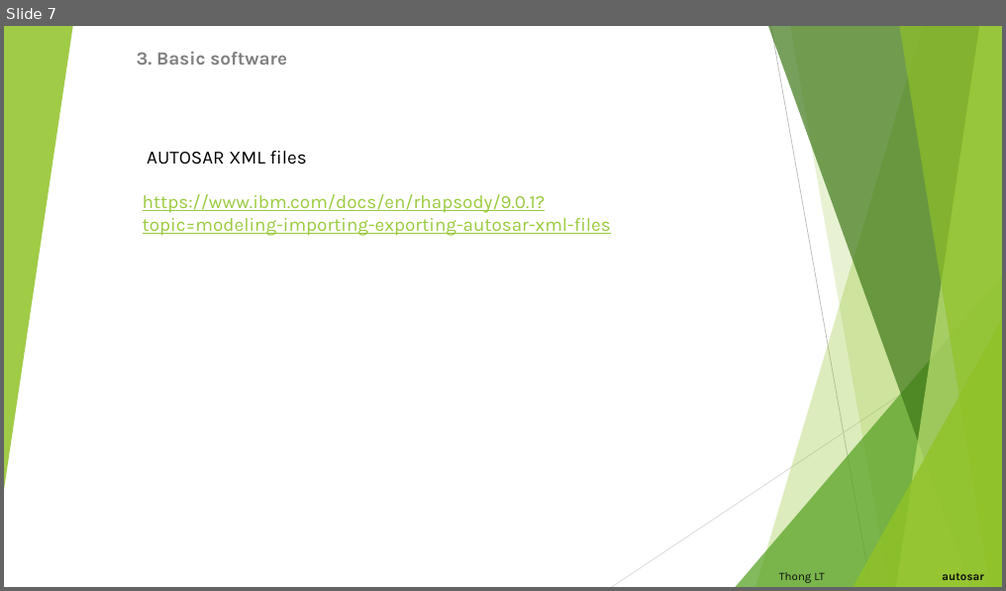
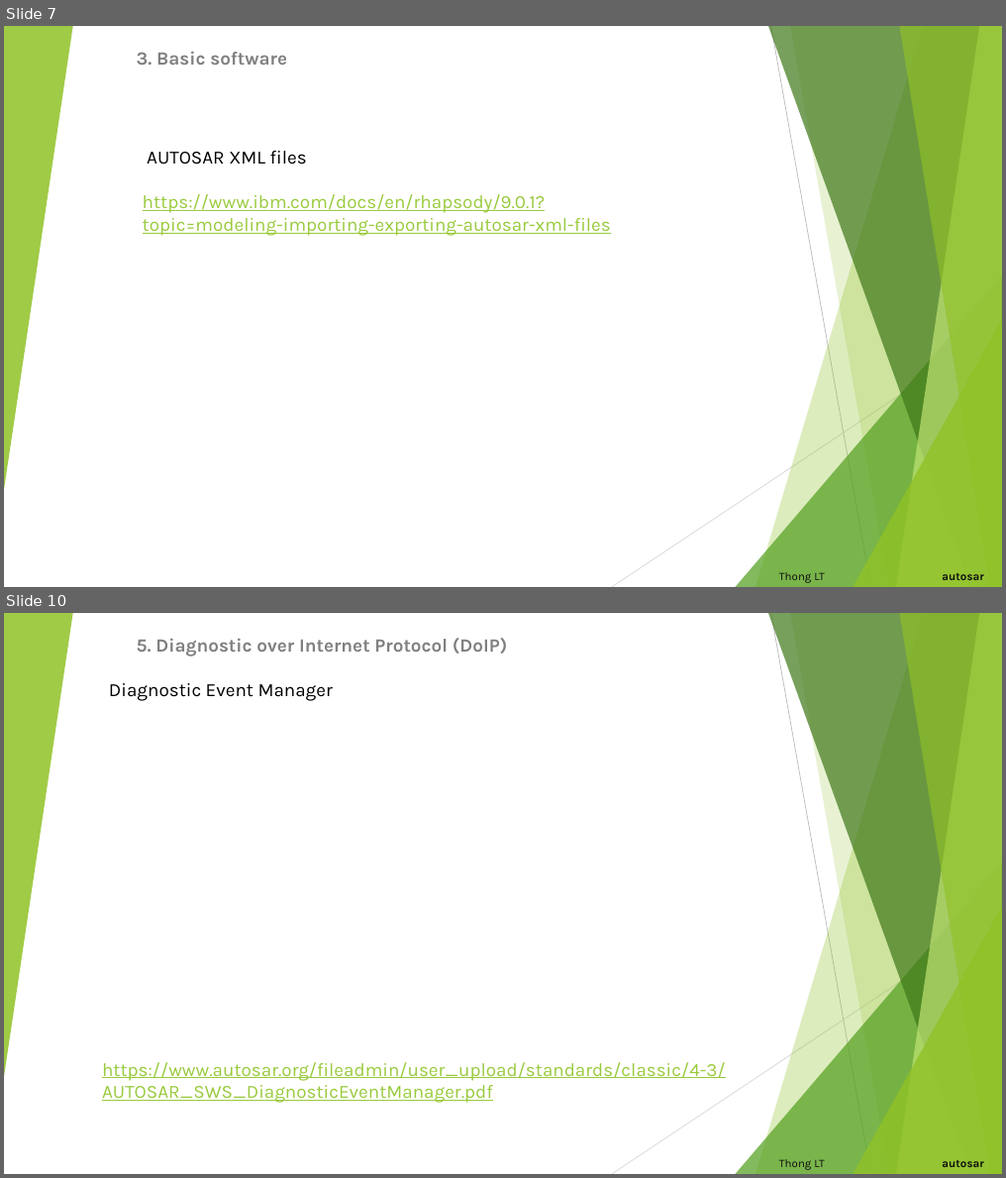
Before and after one commit to letrthong/autosar, a slide deck: Autosar.pptx. Shown one above the other, each under a label of ours: slide 7 before the commit, slides 7 and 10 after it; the slides between them are not shown. The pictures are 1006x591 and 1006x1178 pixels, drawn with LibreOffice and Linux fonts; fonts in the diff are those of the drawing. Boxes give left, top, right and bottom in pixels: in the first picture for what was removed or moved away, otherwise in the second. Text is boxed around its words. In the diff, an @@ line names an element or a change of style, - is before the commit and + after.

```diff
--- a/Autosar.pptx
+++ b/Autosar.pptx
@@ slide 10 added at [4,613,1002,1174], background #FFFFFF; not listed: 10 template elements that a slide beside it also shows @@
@@ subtitle added at [137,638,507,657], 18 pt, text #808080, bold @@
+5. Diagnostic over Internet Protocol (DoIP)
@@ text added at [109,683,333,701], 18 pt, text #000000 @@
+Diagnostic Event Manager
@@ text added at [102,1062,726,1103], 18 pt, text #99CA3C, underline @@
+https://www.autosar.org/fileadmin/user_upload/standards/classic/4-3/AUTOSAR_SWS_DiagnosticEventManager.pdf
@@ title added at [779,1159,984,1170], 11 pt, text #0D0D0D @@
+Thong LT autosar
```
Also in this commit, not shown: 2 slides changed, 1 other slide added, 1 other file.
